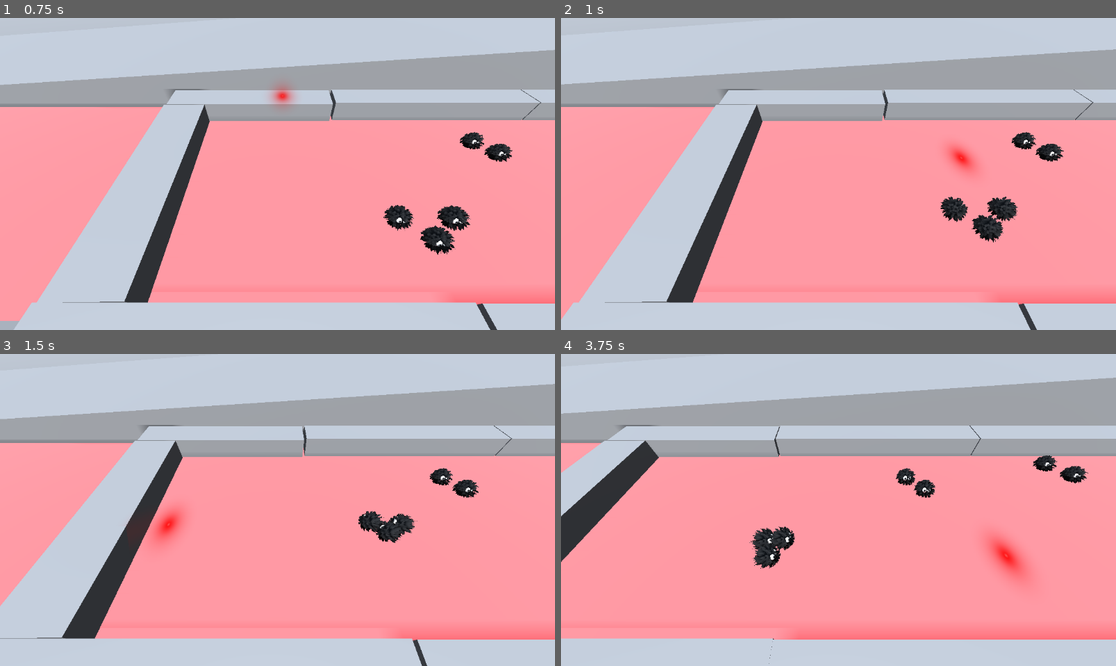
Above: before the commit, frames 1-4 (two rows, left to right).
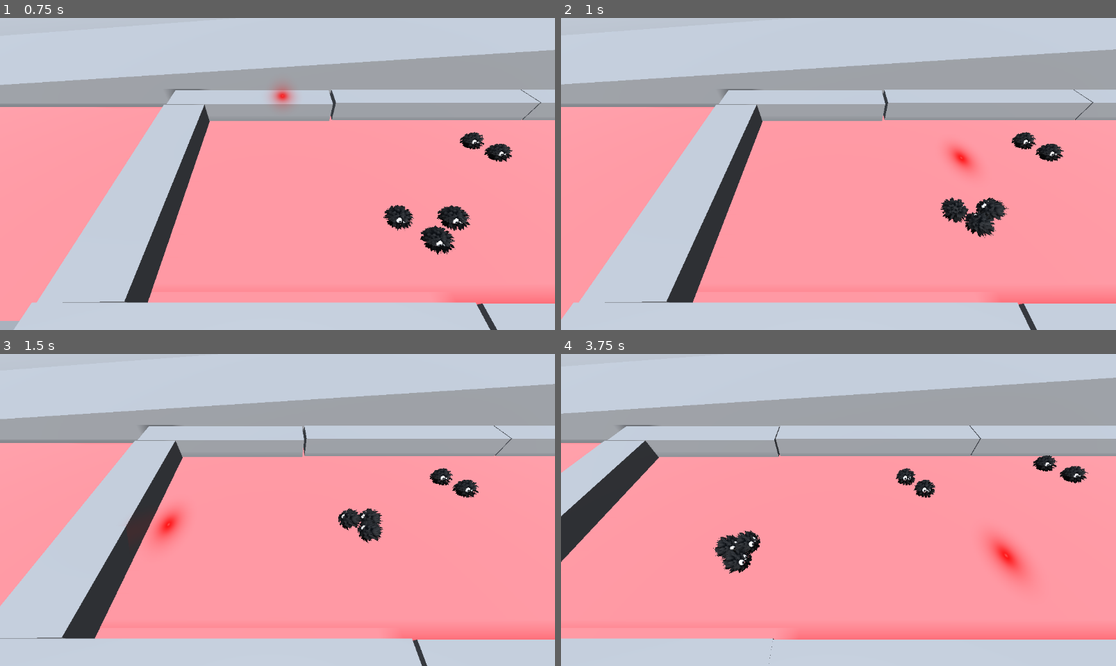
Above: after the commit, the same moments.

Repository: CaptainPMM/LD56
Game: Godot game, scene res://scenes/blockout.tscn
Same seed, same stepped clock (60 frames per second), same inputs: the game is played once before the commit and once after it.
Inputs (mouse positions are in pixels of both pictures, inside the frame that each line leads up to):
- Up to frame 1 (0.75 s): move the mouse to (399, 158) at 0.52 s
- Up to frame 2 (1 s): tap Space at 0.77 s
- Up to frame 3 (1.5 s): move the mouse to (166, 525) at 1.27 s
- Up to frame 4 (3.75 s): tap Space at 1.52, 3.02 s; move the mouse to (894, 441) at 2.02 s; move the mouse to (810, 572) at 2.77 s; move the mouse to (1005, 556) at 3.52 s

Frame 1 is identical in both runs. In frame 2, 0.7% of the frame differs, in the area x 68-83%, y 57-72%; in frame 3, 0.8%; in frame 4, 1.4%, in the area x 27-43%, y 55-71%.

Commit message:
Fix dudes walking too much to the right

Diff:
--- a/prefabs/entity.tscn
+++ b/prefabs/entity.tscn
@@ -50,6 +50,7 @@
 [node name="entity" type="RigidBody3D" node_paths=PackedStringArray("footsteps", "cheering")]
 transform = Transform3D(1, 0, 0, 0, 1, 0, 0, 0, 1, 0, 0.0600161, 0)
 script = ExtResource("1_1biwx")
+min_distance = 0.0
 footsteps = NodePath("Footsteps")
 cheering = NodePath("Cheering")
 
--- a/scripts/entity.gd
+++ b/scripts/entity.gd
@@ -50,6 +50,7 @@
 	# calculate distance to target
 	var flat_target_position = Vector3(target_position.x, global_transform.origin.y, target_position.z)
 	var direction = flat_target_position - global_transform.origin
+	print("direction: ", direction)
 	var distance = direction.length()
 
 	var attraction_force = Vector3.ZERO
@@ -141,10 +142,11 @@
 
 func get_neighbors(radius: float) -> Array:
 	var neighbors = []
-	for e in get_tree().get_nodes_in_group("entity"):
+	for e: entity in get_tree().get_nodes_in_group("entity"):
 		if e != self:
 			if global_transform.origin.distance_to(e.global_transform.origin) < radius:
-				neighbors.append(e)
+				if e.is_active:
+					neighbors.append(e)
 	return neighbors
 
 
--- a/scripts/entity_manager.gd
+++ b/scripts/entity_manager.gd
@@ -12,7 +12,7 @@
 func _process(_delta: float) -> void:
 	# all entities will follow the laser
 	for _entity in active_entities:
-		_entity.target_position = laser_point.position
+		_entity.target_position = laser_point.global_position
 
 func _on_entity_activated(_entity):
 	if _entity.is_active:
